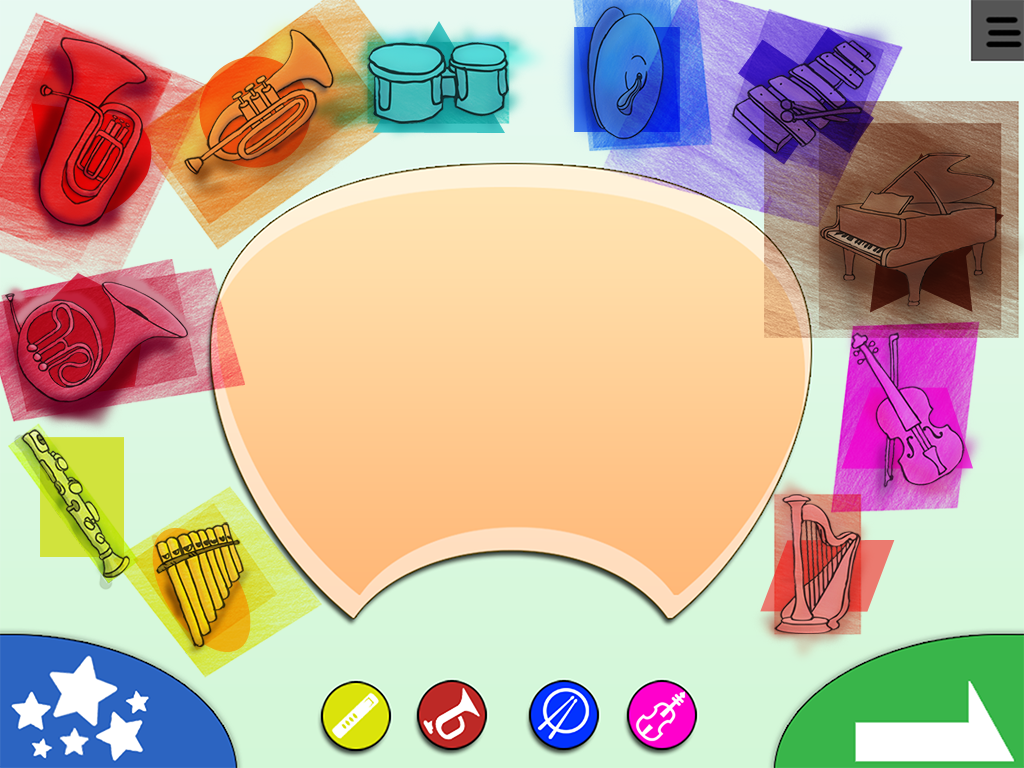
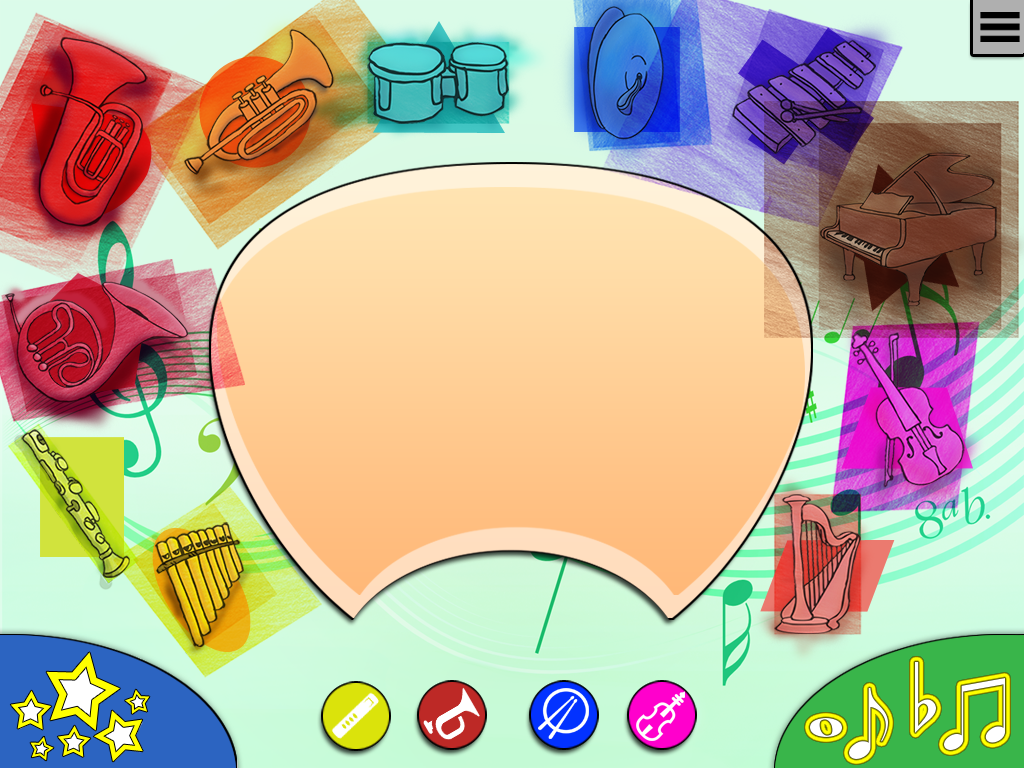
Layers edited between the first and the second 1024x768 image:
painted on "Layer 1024" over 821, 153, 1004, 313
painted on "Layer 21 copy 2" over 85, 41, 148, 78
painted on "Layer 3 copy" over 282, 35, 330, 92
renamed "Layer 1013" to "Layer 1027", painted on it over 0, 0, 1024, 768
